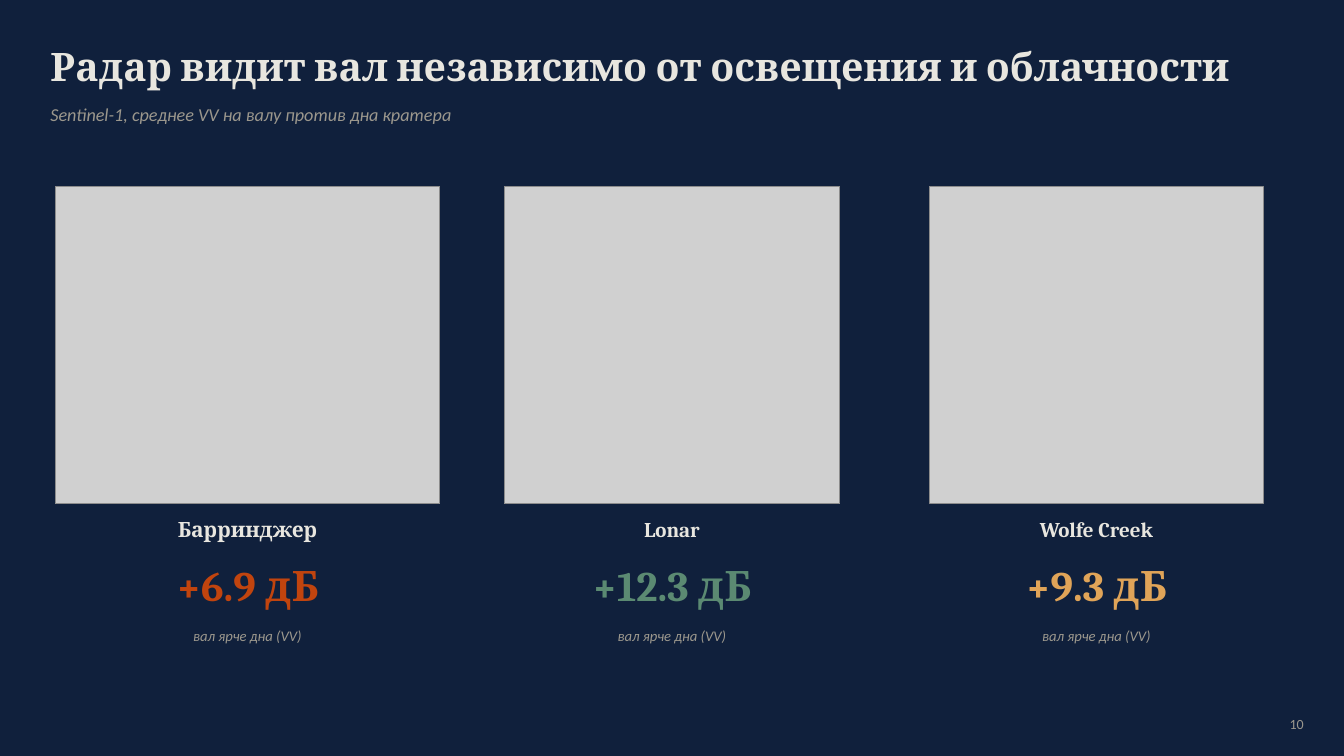
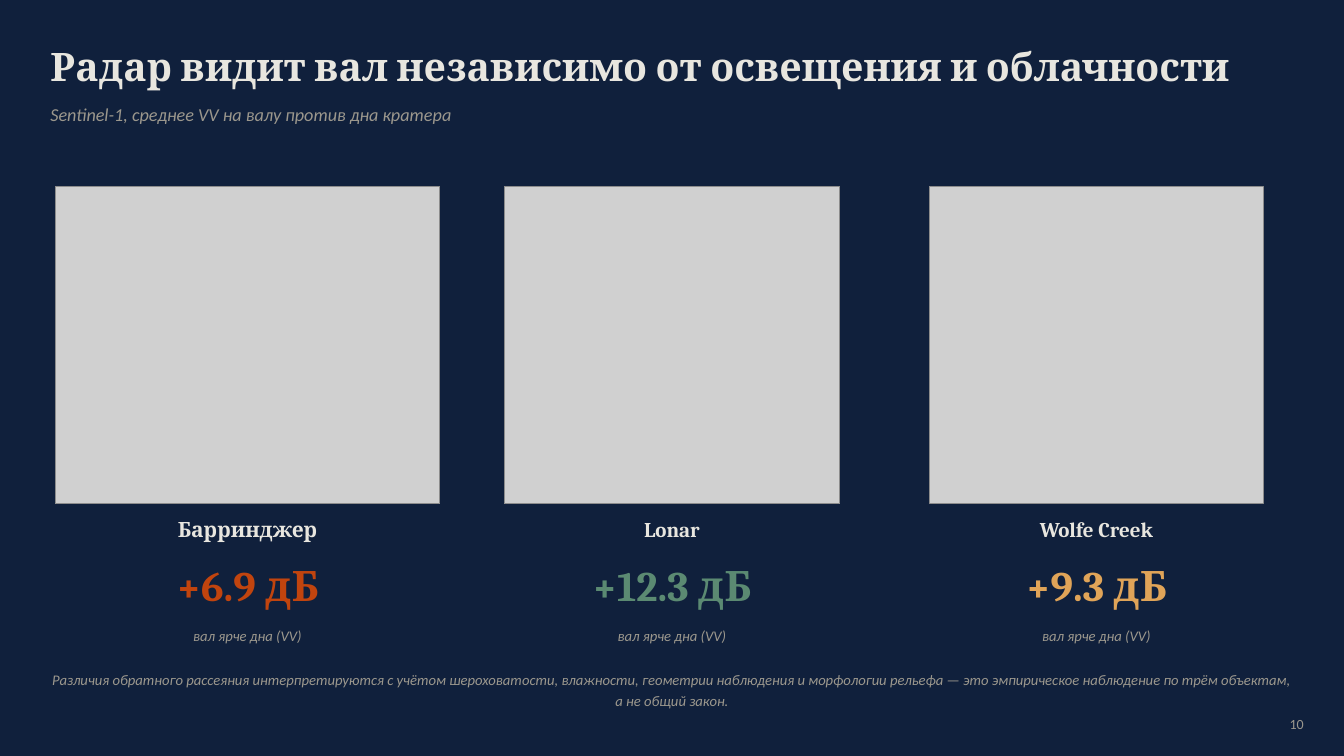
Before and after one commit to oterma19/craters-remote, a slide deck: slide 10 of crater_presentation.pptx. Drawn at 1344x756 pixels with LibreOffice and Linux fonts; fonts in the diff are those of the drawing; grey boxes stand for pictures. Boxes give left, top, right and bottom in pixels: in the first picture for what was removed or moved away, otherwise in the second. Text is boxed around its words. In the diff, an @@ line names an element or a change of style, - is before the commit and + after.

```diff
--- a/crater_presentation.pptx
+++ b/crater_presentation.pptx
@@ text added at [52, 675, 1290, 709], 10.5 pt, text #9B978D, italic @@
+Различия обратного рассеяния интерпретируются с учётом шероховатости, влажности, геометрии наблюдения и морфологии рельефа — это эмпирическое наблюдение по трём объектам, а не общий закон.
```
Also in this commit, not shown: 1 other slide changed, 9 other files.
